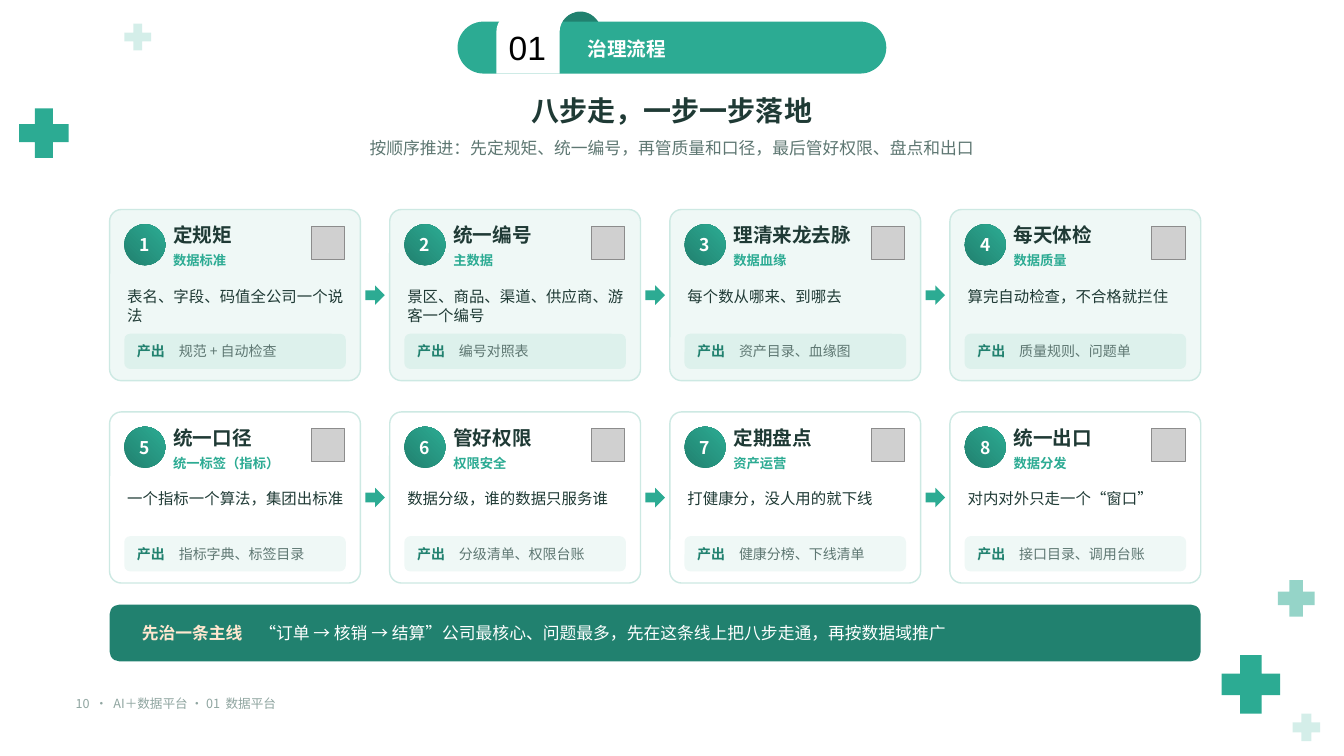
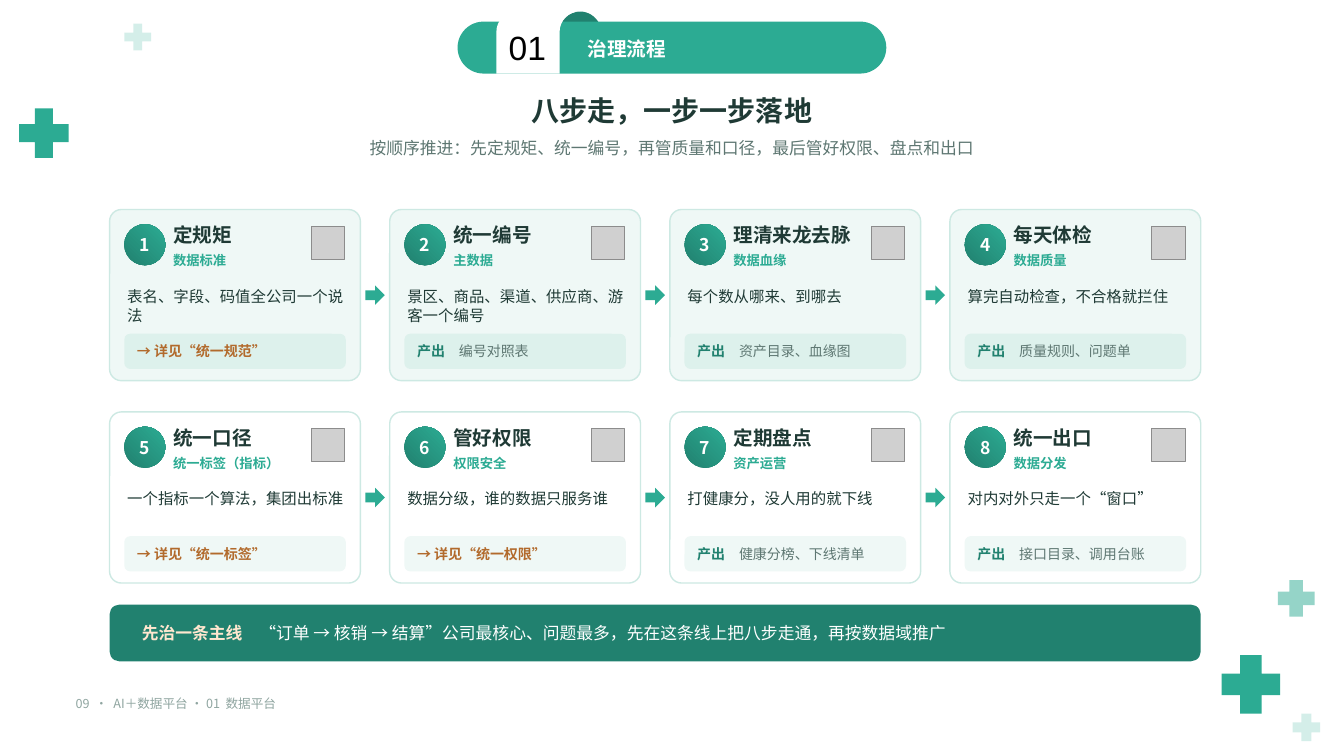
Before and after one commit to keanying/relevance, a slide deck: slide 9 of AI＋数据平台_老板汇报_青绿模板.pptx (slide 10 before the commit). Drawn at 1344x756 pixels with LibreOffice and Linux fonts; fonts in the diff are those of the drawing; grey boxes stand for pictures; background and template pictures are left out. Boxes give left, top, right and bottom in pixels: in the first picture for what was removed or moved away, otherwise in the second. Text is boxed around its words. In the diff, an @@ line names an element or a change of style, - is before the commit and + after.

```diff
--- a/AI＋数据平台_老板汇报_青绿模板.pptx
+++ b/AI＋数据平台_老板汇报_青绿模板.pptx
@@ text at (154, 344, 266, 358): text changed; text colour #5E7772 to #B26A2C; bold on @@
-产出 规范 + 自动检查
+→ 详见“统一规范”
@@ text at (154, 547, 266, 561): text changed; text colour #5E7772 to #B26A2C; bold on @@
-产出 指标字典、标签目录
+→ 详见“统一标签”
@@ text at (434, 547, 546, 561): text changed; text colour #5E7772 to #B26A2C; bold on @@
-产出 分级清单、权限台账
+→ 详见“统一权限”
@@ text at (76, 697, 276, 709): text changed @@
-10 · AI＋数据平台 · 01 数据平台
+09 · AI＋数据平台 · 01 数据平台
```
Also in this commit, not shown: 39 other slides changed, 4 slides removed.
